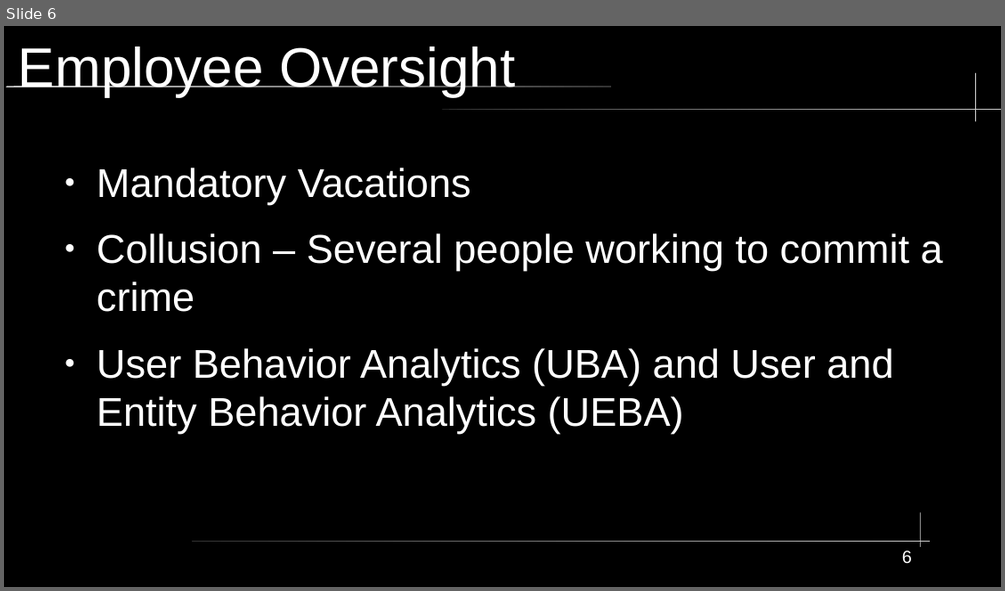
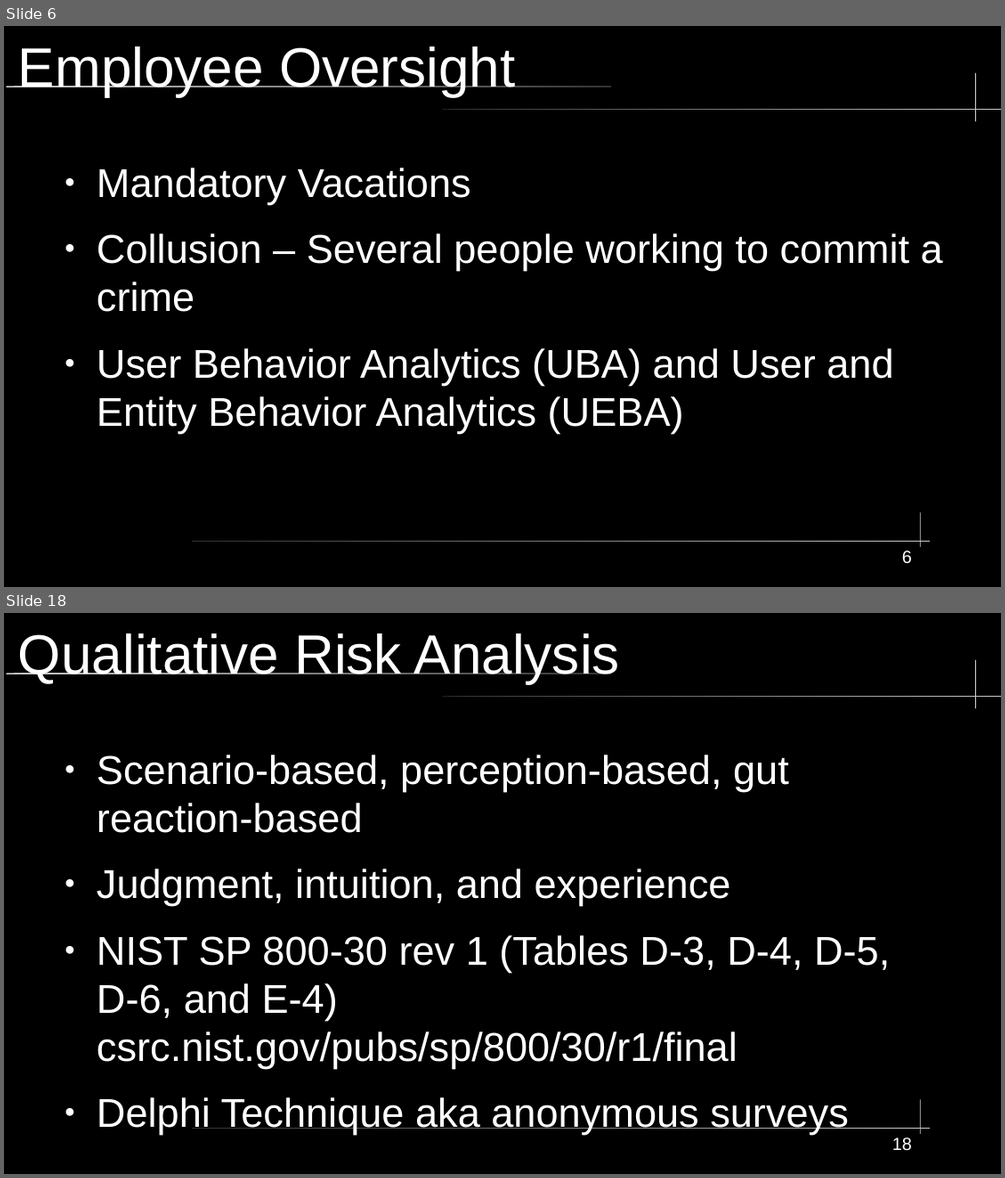
Before and after one commit to City-Colleges-of-Chicago-Cybersecurity/COMPSFI-214, a slide deck: 2026/Spring/powerpoints/Chapter-02-Personnel-Security-and-Risk-Management-Concepts.odp. Shown one above the other, each under a label of ours: slide 6 before the commit, slides 6 and 18 after it; the slides between them are not shown. The pictures are 1005x591 and 1005x1178 pixels, drawn with LibreOffice and Linux fonts; fonts in the diff are those of the drawing. Boxes give left, top, right and bottom in pixels: in the first picture for what was removed or moved away, otherwise in the second. Text is boxed around its words. In the diff, an @@ line names an element or a change of style, - is before the commit and + after.

```diff
--- a/2026/Spring/powerpoints/Chapter-02-Personnel-Security-and-Risk-Management-Concepts.odp
+++ b/2026/Spring/powerpoints/Chapter-02-Personnel-Security-and-Risk-Management-Concepts.odp
@@ slide 18 added at (4,613,1001,1174), background #000000; not listed: 5 template elements that a slide beside it also shows @@
@@ title added at (18,633,620,684), 44 pt, text #FFFFFF @@
+Qualitative Risk Analysis
@@ text added at (97,755,890,1135), 32 pt, text #FFFFFF @@
+● Scenario-based, perception-based, gut reaction-based
+● Judgment, intuition, and experience
+● NIST SP 800-30 rev 1 (Tables D-3, D-4, D-5, D-6, and E-4) csrc.nist.gov/pubs/sp/800/30/r1/final
+● Delphi Technique aka anonymous surveys
@@ page number added at (892,1137,912,1151), 14 pt, text #FFFFFF @@
+18
```
Also in this commit, not shown: 1 slide changed, 46 other slides added.
